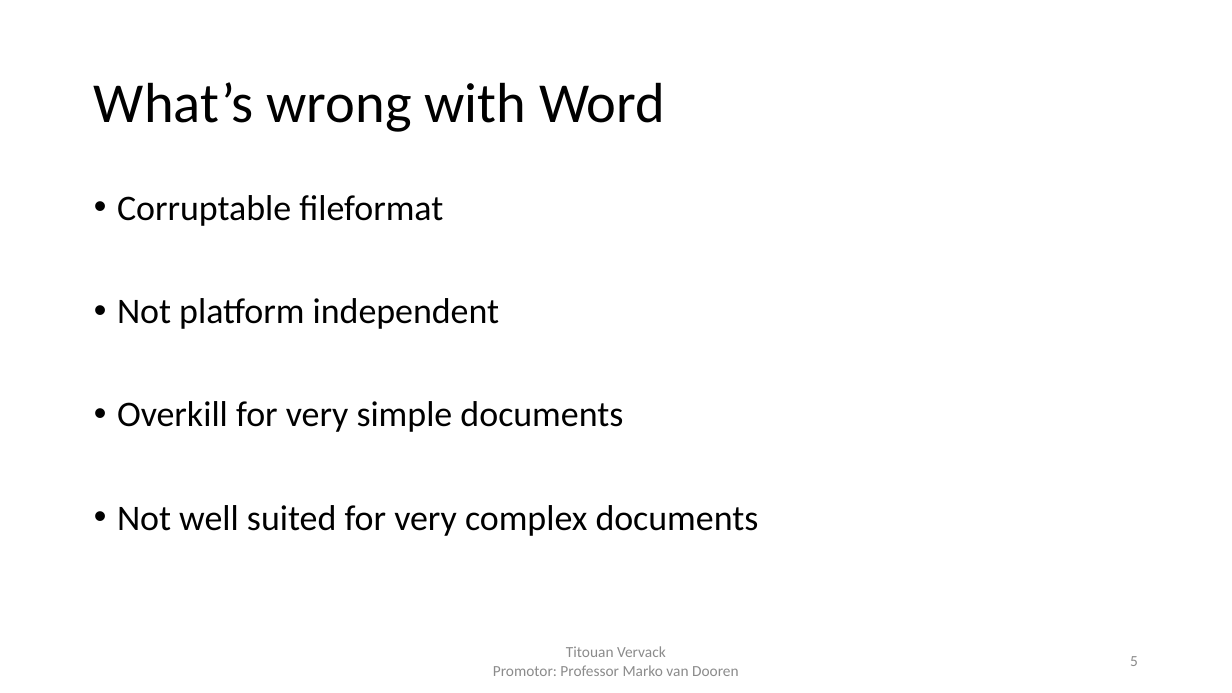
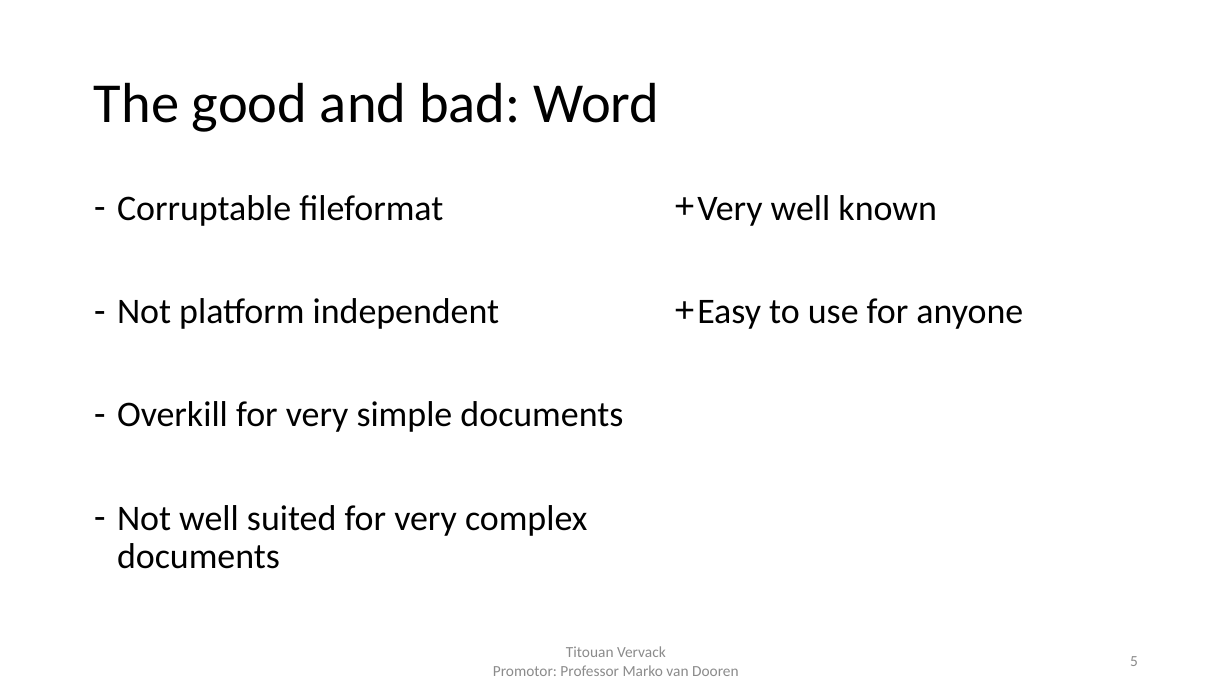
Before and after one commit to FlashYoshi/neio, a slide deck: slide 5 of presentation/Intermediate Presentation.pptx. Drawn at 1232x693 pixels with LibreOffice and Linux fonts; fonts in the diff are those of the drawing. Boxes give left, top, right and bottom in pixels: in the first picture for what was removed or moved away, otherwise in the second. Text is boxed around its words. In the diff, an @@ line names an element or a change of style, - is before the commit and + after.

```diff
--- a/presentation/Intermediate Presentation.pptx
+++ b/presentation/Intermediate Presentation.pptx
@@ title at [94, 82, 659, 132]: text changed @@
-What’s wrong with Word
+The good and bad: Word
@@ text "Corruptable fileformat" at [117, 195, 623, 569]: bullet • to - @@
@@ text added at [697, 195, 1023, 329], 28 pt, text #000000 @@
++ Very well known
++ Easy to use for anyone
```
Also in this commit, not shown: 2 other slides changed, 1 other file.
